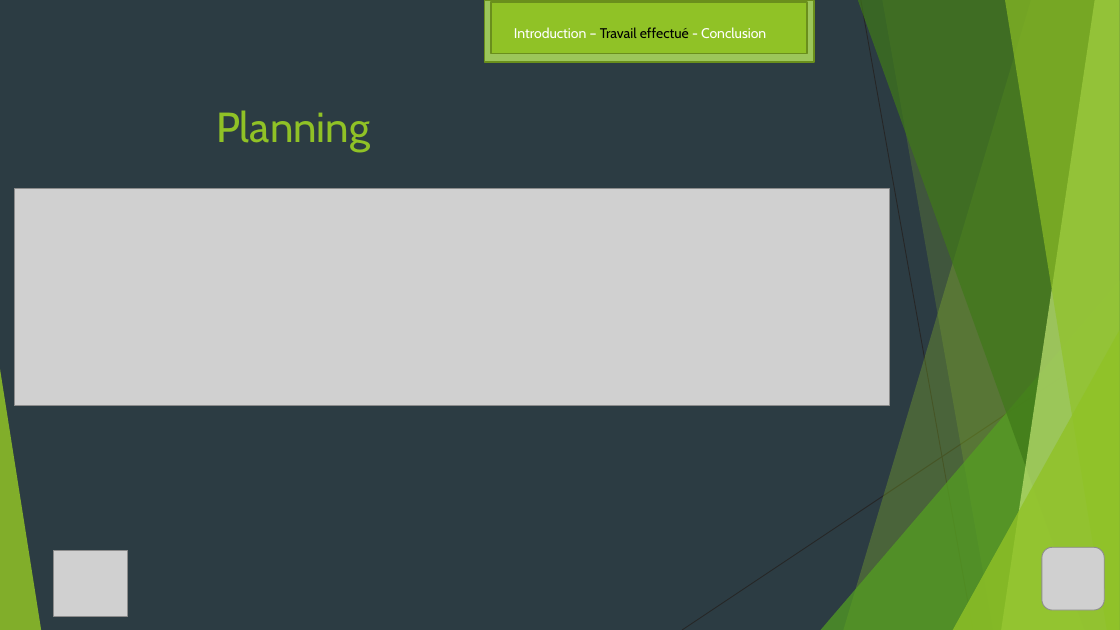
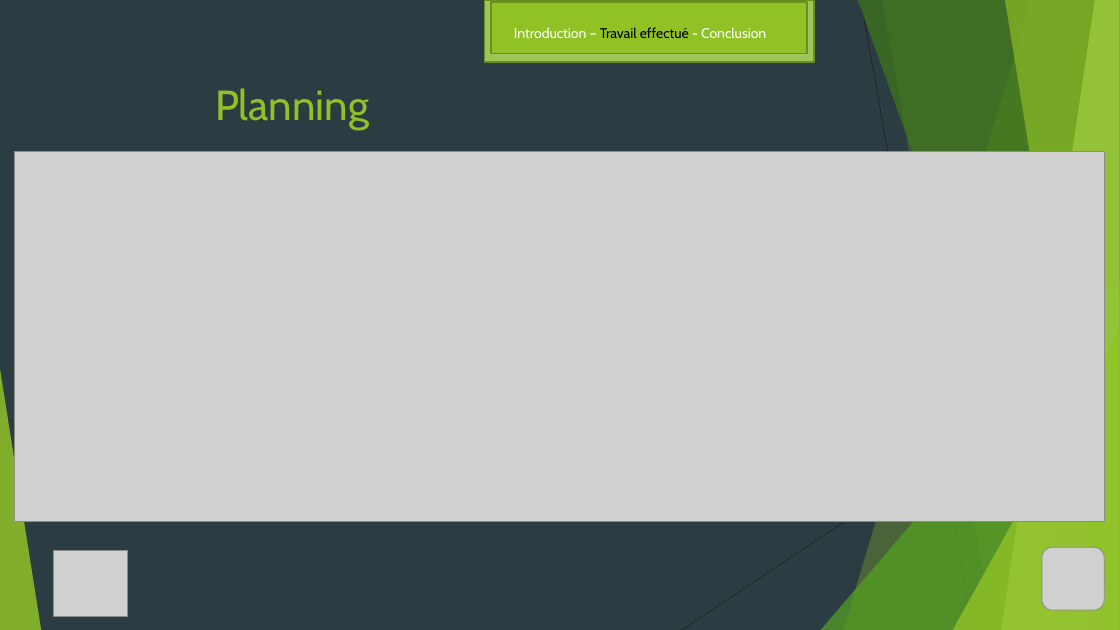
Before and after one commit to sidewinder94/j-sim-forest, a slide deck: slide 5 of Documentation/ppt_soutenance.pptx. Drawn at 1120x630 pixels with LibreOffice and Linux fonts; fonts in the diff are those of the drawing; grey boxes stand for pictures. Boxes give left, top, right and bottom in pixels: in the first picture for what was removed or moved away, otherwise in the second. Text is boxed around its words. In the diff, an @@ line names an element or a change of style, - is before the commit and + after.

Commit message:
Added the export file, a presentation and modified the classpath

```diff
--- a/Documentation/ppt_soutenance.pptx
+++ b/Documentation/ppt_soutenance.pptx
@@ title "Planning": place and size @@
-title "Planning" at [216,110,370,152]
+title "Planning" at [215,88,369,130]
@@ picture: place and size @@
-picture at [14,188,890,406]
+picture at [14,151,1105,522]
```
Also in this commit, not shown: 2 other files.
